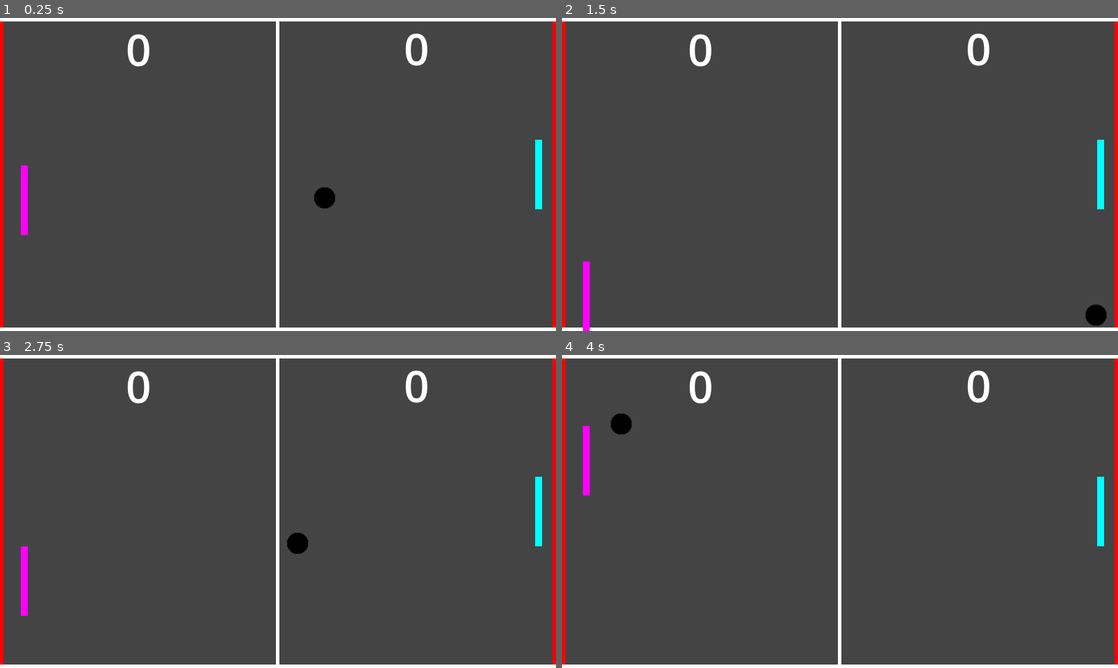
Above: before the commit, frames 1-4 (two rows, left to right).
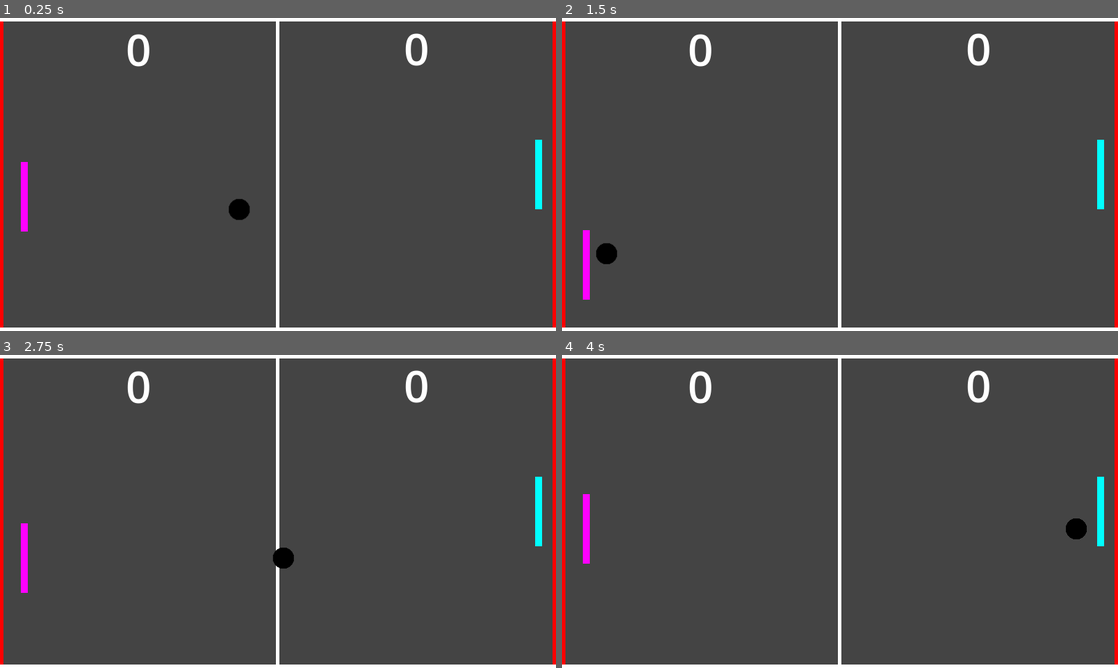
Above: after the commit, the same moments.

Repository: ittokunvim/example-godot
Game: Godot game, scene res://pong.tscn
Two runs of this game, one before a commit and one after it. Both use one fixed random seed, a clock stepped at 60 frames per second and the inputs below.
Inputs:
- Up to frame 1 (0.25 s): no input
- Up to frame 2 (1.5 s): no input
- Up to frame 3 (2.75 s): no input
- Up to frame 4 (4 s): no input

The runs differ from the first frame. In frame 1, 0.4% of the frame differs, in the area x 3-61%, y 46-70%; in frame 2, 0.7%; in frame 3, 0.6%; in frame 4, 1.0%, in the area x 3-95%, y 18-67%.

Commit message:
fixed codes
Issue: #1

Diff:
--- a/pong/ball.gd
+++ b/pong/ball.gd
@@ -1,25 +1,31 @@
 extends Area2D
 
-const DEFAULT_SPEED = 300.0
+var _speed := 300.0
+var _direction := Vector2.ZERO
 
-var _speed := DEFAULT_SPEED
-var direction := Vector2.ZERO
+@onready var _initial_position = $".".position
 
 func _ready() -> void:
-	direction.x = [1, -1][randi() % 2]
-	direction.y = randf_range(0.5, 0.5)
-	direction = direction.normalized()
-
+	start()
 
 func _process(delta: float) -> void:
 	_speed += delta * 2.0
-	position += _speed * delta * direction
+	position += _speed * delta * _direction
 
 
 func _on_area_entered(area: Area2D) -> void:
-	if area.is_in_group("x_walls"):
-		direction.x = -direction.x
-	elif area.is_in_group("y_walls"):
-		direction.y = -direction.y
+	if area.is_in_group("walls"):
+		_direction.y = -_direction.y
 	elif area.is_in_group("paddles"):
-		direction = Vector2(-direction.x, randf() * 2 - 1).normalized()
+		_direction = Vector2(_direction.x * -1, randf() * 2 - 1).normalized()
+
+
+func _on_visible_on_screen_notifier_2d_screen_exited() -> void:
+	start()
+
+
+func start() -> void:
+	position = _initial_position
+	_direction.x = randf_range(-1.0, 1.0)
+	_direction.y = randf_range(-0.5, 0.5)
+	_direction = _direction.normalized()
--- a/pong/enemy.gd
+++ b/pong/enemy.gd
@@ -13,5 +13,5 @@
 
 # 敵を移動させる
 func _process(delta: float) -> void:
-	var direction_y = 1.0 if position.y < _ball.position.y else -1.0
+	var direction_y = 1.0 if position.y + _enemy_size_y / 2.0 < _ball.position.y else -1.0
 	position.y = clamp(position.y + direction_y * MOVE_SPEED * delta, 0, _screen_size_y - _enemy_size_y)
--- a/pong/pong.tscn
+++ b/pong/pong.tscn
@@ -13,9 +13,6 @@
 func _process(_delta: float) -> void:
 	pass
 "
-
-[sub_resource type="RectangleShape2D" id="RectangleShape2D_4opyw"]
-size = Vector2(5, 450)
 
 [sub_resource type="RectangleShape2D" id="RectangleShape2D_pkvn5"]
 size = Vector2(800, 5)
@@ -52,30 +49,18 @@
 points = PackedVector2Array(400, 0, 400, 450)
 width = 5.0
 
-[node name="Left" type="Area2D" parent="." unique_id=1021980848 groups=["x_walls"]]
-
-[node name="ColorRect" type="ColorRect" parent="Left" unique_id=718532210]
+[node name="Left" type="ColorRect" parent="." unique_id=718532210]
 offset_right = 5.0
 offset_bottom = 450.0
 color = Color(1, 0, 0, 1)
 
-[node name="CollisionShape2D" type="CollisionShape2D" parent="Left" unique_id=1363675435]
-position = Vector2(2.5, 225)
-shape = SubResource("RectangleShape2D_4opyw")
-
-[node name="Right" type="Area2D" parent="." unique_id=1147256582 groups=["x_walls"]]
-position = Vector2(795, 0)
-
-[node name="ColorRect" type="ColorRect" parent="Right" unique_id=223263848]
-offset_right = 5.0
+[node name="Right" type="ColorRect" parent="." unique_id=223263848]
+offset_left = 795.0
+offset_right = 800.0
 offset_bottom = 450.0
 color = Color(1, 0, 0, 1)
 
-[node name="CollisionShape2D" type="CollisionShape2D" parent="Right" unique_id=1948600677]
-position = Vector2(2.5, 225)
-shape = SubResource("RectangleShape2D_4opyw")
-
-[node name="Top" type="Area2D" parent="." unique_id=1564657917 groups=["y_walls"]]
+[node name="Top" type="Area2D" parent="." unique_id=1564657917 groups=["walls"]]
 
 [node name="ColorRect" type="ColorRect" parent="Top" unique_id=1717090120]
 offset_right = 800.0
@@ -85,7 +70,7 @@
 position = Vector2(400, 2.5)
 shape = SubResource("RectangleShape2D_pkvn5")
 
-[node name="Bottom" type="Area2D" parent="." unique_id=853928297 groups=["y_walls"]]
+[node name="Bottom" type="Area2D" parent="." unique_id=853928297 groups=["walls"]]
 position = Vector2(0, 445)
 
 [node name="ColorRect" type="ColorRect" parent="Bottom" unique_id=318144670]
@@ -133,6 +118,8 @@
 [node name="Sprite2D" type="Sprite2D" parent="Ball" unique_id=881604433]
 texture = SubResource("GradientTexture2D_4opyw")
 
+[node name="VisibleOnScreenNotifier2D" type="VisibleOnScreenNotifier2D" parent="Ball" unique_id=922514932]
+
 [node name="UI" type="Control" parent="." unique_id=838356933]
 layout_mode = 3
 anchors_preset = 15
@@ -163,3 +150,4 @@
 horizontal_alignment = 1
 
 [connection signal="area_entered" from="Ball" to="Ball" method="_on_area_entered"]
+[connection signal="screen_exited" from="Ball/VisibleOnScreenNotifier2D" to="Ball" method="_on_visible_on_screen_notifier_2d_screen_exited"]
